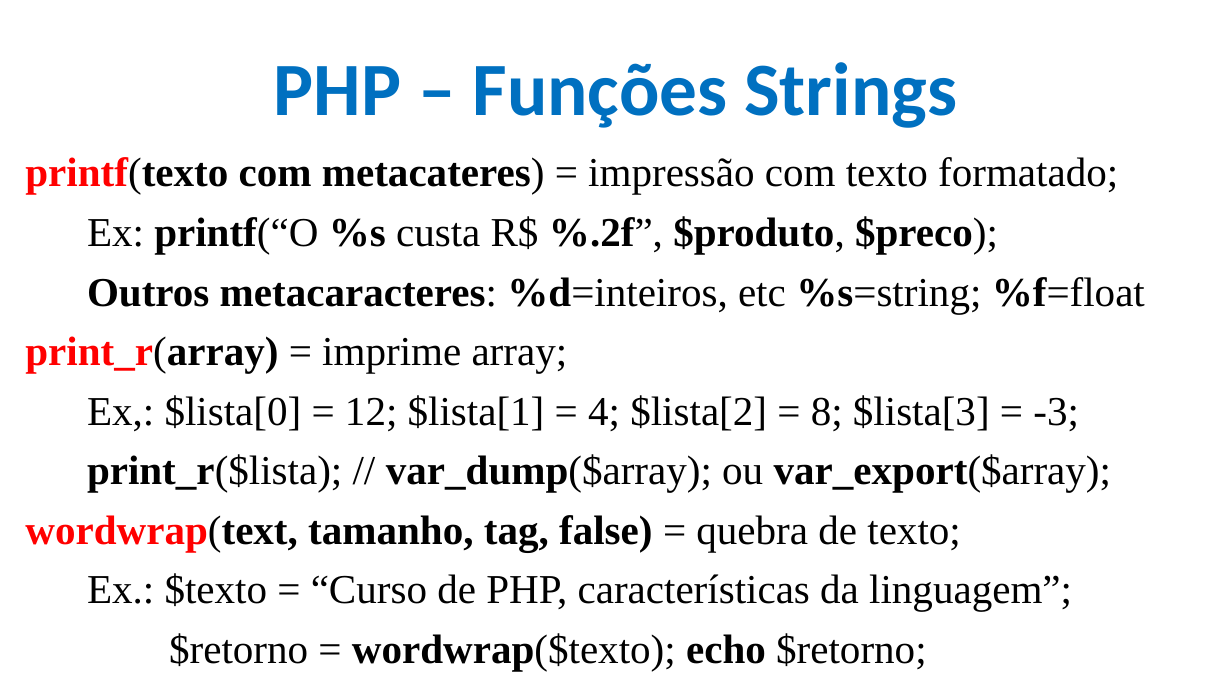
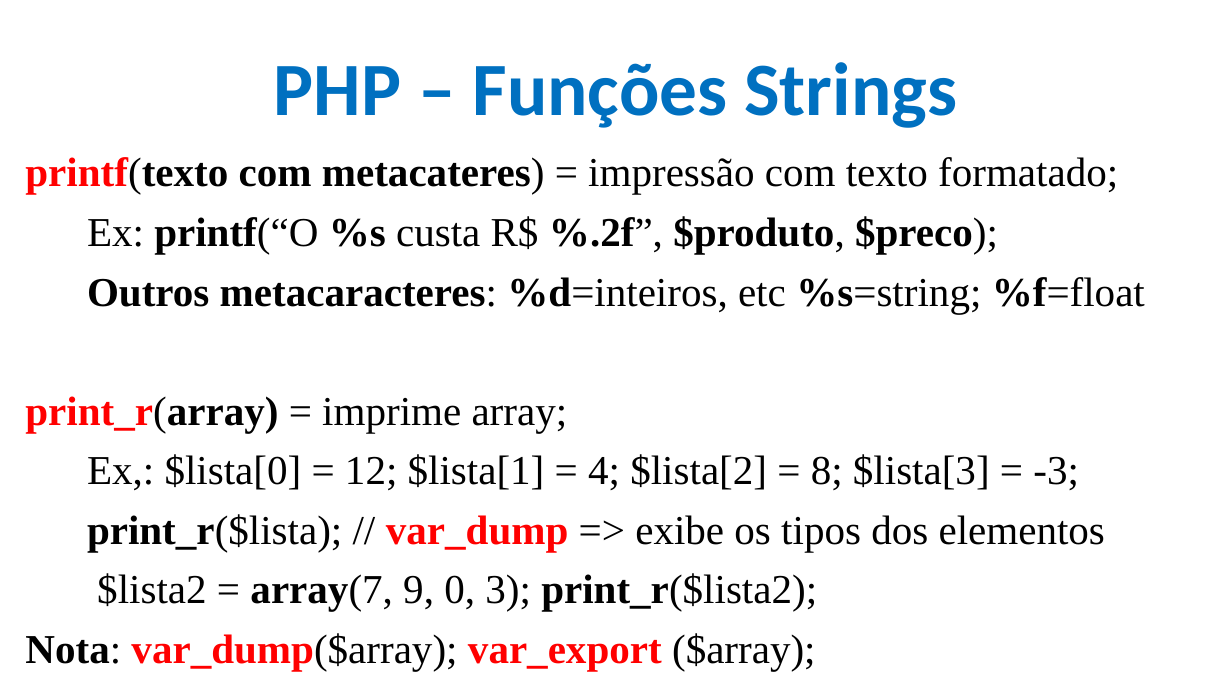
Before and after one commit to CloudEducationBrazil/WydenDesenvolvimentoWebPHP, a slide deck: slide 26 of 01 Classes/Aula 12 e 13 Desenvolvimento Web PHP - PHP.pptx (slide 20 before the commit). Drawn at 1232x693 pixels with LibreOffice and Linux fonts; fonts in the diff are those of the drawing; background and template pictures are left out. Boxes give left, top, right and bottom in pixels: in the first picture for what was removed or moved away, otherwise in the second. Text is boxed around its words. In the diff, an @@ line names an element or a change of style, - is before the commit and + after.

```diff
--- a/01 Classes/Aula 12 e 13 Desenvolvimento Web PHP - PHP.pptx
+++ b/01 Classes/Aula 12 e 13 Desenvolvimento Web PHP - PHP.pptx
@@ text at [25, 514, 1105, 671]: text changed @@
-print_r($lista); // var_dump($array); ou var_export($array);
-wordwrap(text, tamanho, tag, false) = quebra de texto;
-Ex.: $texto = “Curso de PHP, características da linguagem”;
-$retorno = wordwrap($texto); echo $retorno;
+print_r($lista); // var_dump => exibe os tipos dos elementos
+$lista2 = array(7, 9, 0, 3); print_r($lista2);
+Nota: var_dump($array); var_export ($array);
```
Also in this commit, not shown: 5 other slides changed, 17 slides added.
